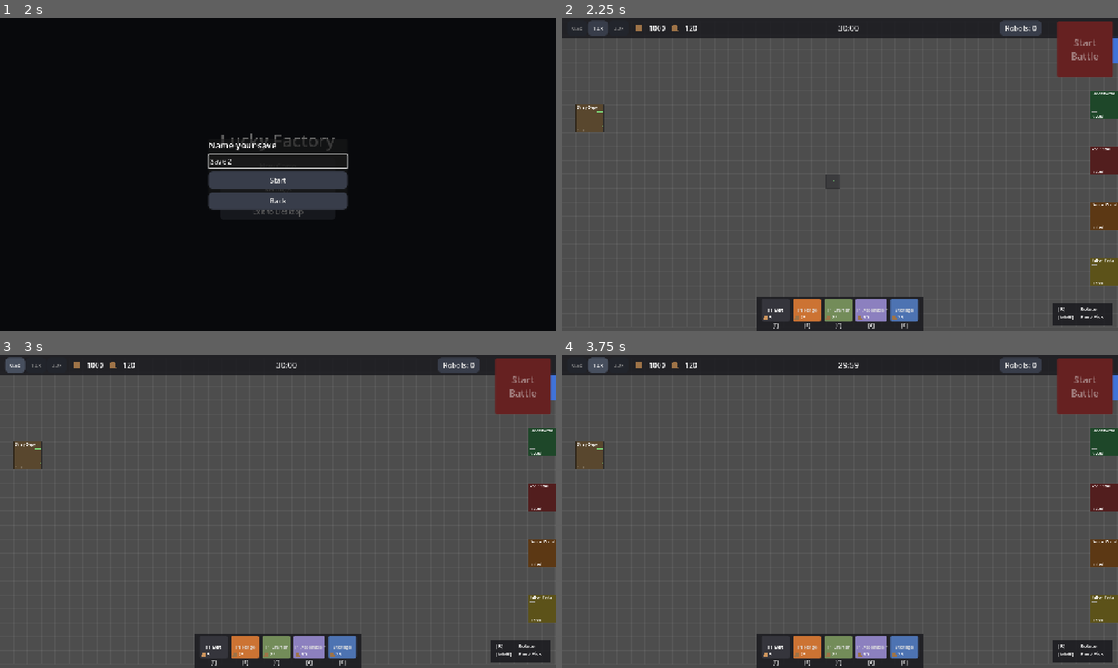
Above: before the commit, frames 1-4 (two rows, left to right).
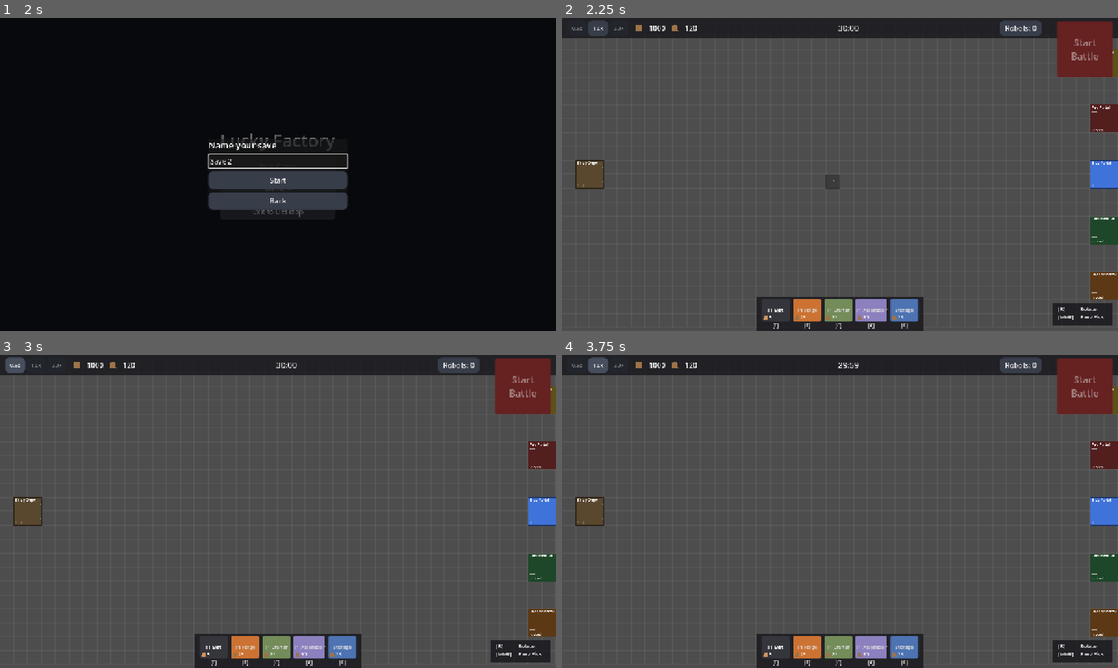
Above: after the commit, the same moments.

Repository: doubledsuarez/Lucky-Factory
Game: Godot game, scene res://ui/MainMenu.tscn
The game is run twice, just before and just after one commit, with the same random seed, the same clock (stepped at 60 frames per second) and the same inputs.
Inputs:
- Up to frame 1 (2 s): click "New Game" at 0.5 s; click "New Game" at 1.25 s
- Up to frame 2 (2.25 s): click "Start" at 2 s
- Up to frame 3 (3 s): click "0.5x" at 2.75 s
- Up to frame 4 (3.75 s): click "1.0x" at 3.5 s

Frame 1 is identical in both runs. In frame 2, 3.7% of the frame differs, in the area x 2-100%, y 6-90%; in frame 3, 3.7%; in frame 4, 3.7%.

Commit message:
Portal tweaks
* Shift the portal row down one grid space
* Move the scrap depo to the vertical middle
* Reorder portals top to bottom: Yellow / Red / Blue / Green / Orange (Blue centered)

Diff:
--- a/factory/Factory.gd
+++ b/factory/Factory.gd
@@ -35,11 +35,12 @@
 const TOOL_MACHINE := { Tool.FORGE: &"t1_forge", Tool.BANK: &"storage", Tool.CRAFTER: &"t1_crafter", Tool.ASSEMBLER: &"t1_assembler" }
 
 var cells: Dictionary = {}  # Vector2i grid coordinate -> Cell
-var depo_coordinate := Vector2i(1, 6)
+var depo_coordinate := Vector2i(1, 10)
 # five 2x2 portals stacked down the right edge; locked ones show greyed until unlocked
 const PORTAL_COLUMN := GRID_COLUMNS - 2
-const PORTAL_TOP := 1
+const PORTAL_TOP := 2
 const PORTAL_SPACING := 4
+const PORTAL_LAYOUT := [&"yellow", &"red", &"blue", &"green", &"orange"]  # top to bottom; blue centered
 var build_ingots := STARTING_BUILD_INGOTS
 var selected_tool := Tool.BELT
 var placement_direction := 0   # facing used when you place something
@@ -119,8 +120,8 @@
 
 # all five portals are always placed; the tech tree decides which are active (the rest show greyed)
 func _create_portals() -> void:
-	for index in range(Run.PORTAL_COLORS.size()):
-		var color: StringName = Run.PORTAL_COLORS[index]
+	for index in range(PORTAL_LAYOUT.size()):
+		var color: StringName = PORTAL_LAYOUT[index]
 		var origin := Vector2i(PORTAL_COLUMN, PORTAL_TOP + index * PORTAL_SPACING)
 		_create_machine(origin, StringName("portal_" + color), 0)
 
